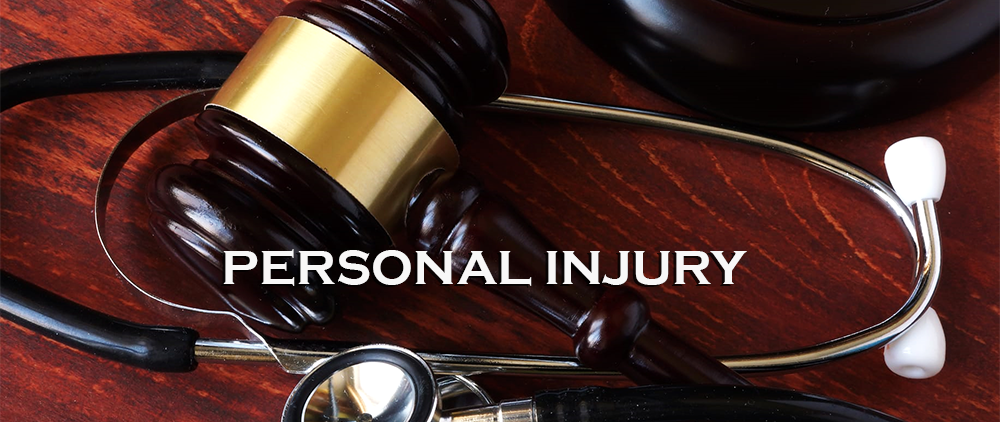
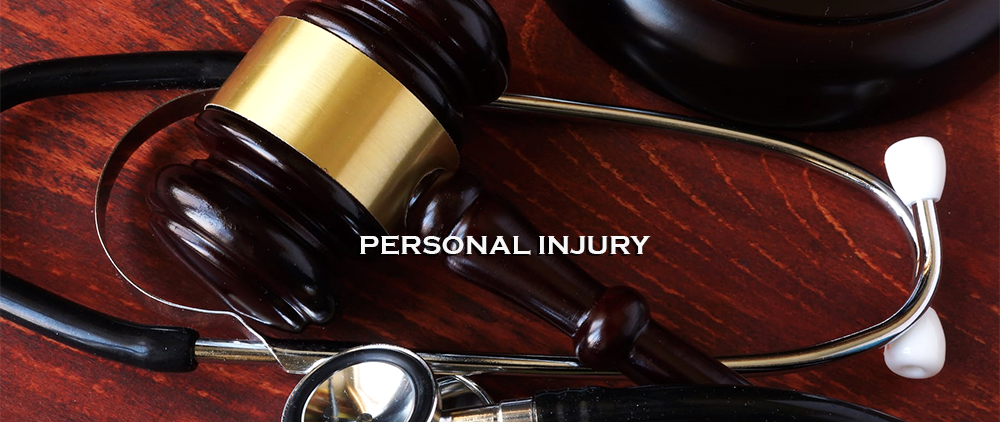
Before/after of a w=1000, h=422 layered artwork. What changed in the layer stack:
painted on "PERSONAL INJURY" over <box>223,235,747,286</box>
